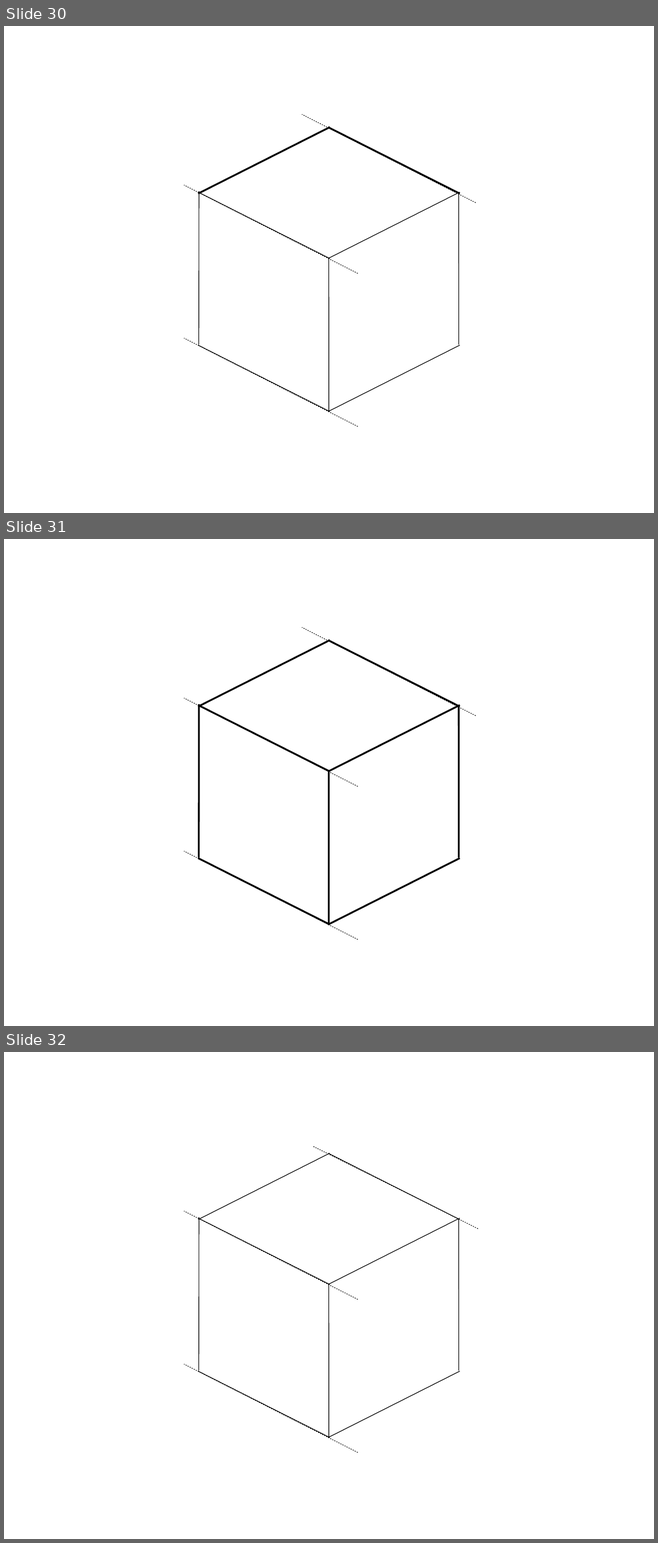
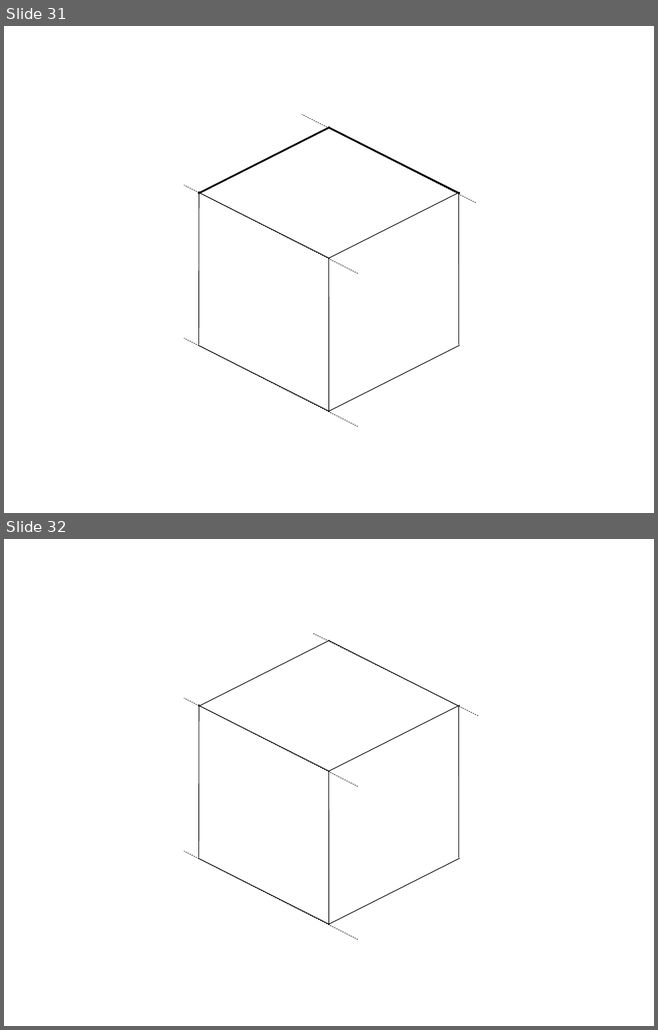
Before and after one commit to tigerfarm/tfpfiles, a slide deck: books/content/cubes/3DrawCube1a.odp. Shown one above the other, each under a label of ours: slides 30, 31 and 32 before the commit, slides 31 and 32 after it. The pictures are 658x1543 and 658x1030 pixels, drawn with LibreOffice and Linux fonts; fonts in the diff are those of the drawing; background and template pictures are left out. Boxes give left, top, right and bottom in pixels: in the first picture for what was removed or moved away, otherwise in the second. Text is boxed around its words. In the diff, an @@ line names an element or a change of style, - is before the commit and + after.

```diff
--- a/books/content/cubes/3DrawCube1a.odp
+++ b/books/content/cubes/3DrawCube1a.odp
@@ slide 31 removed at bbox=[4, 539, 654, 1026], background picture (left out) @@
@@ line removed from (476, 716) to (302, 627) @@
@@ line removed from (358, 787) to (184, 698) @@
@@ group removed at bbox=[198, 641, 460, 925]: 9 lines @@
@@ line removed from (358, 940) to (184, 852) @@
@@ what was slide 30 is now slide 31 @@
```
Also in this commit, not shown: 4 slides changed, 2 slides added, 2 other files.
